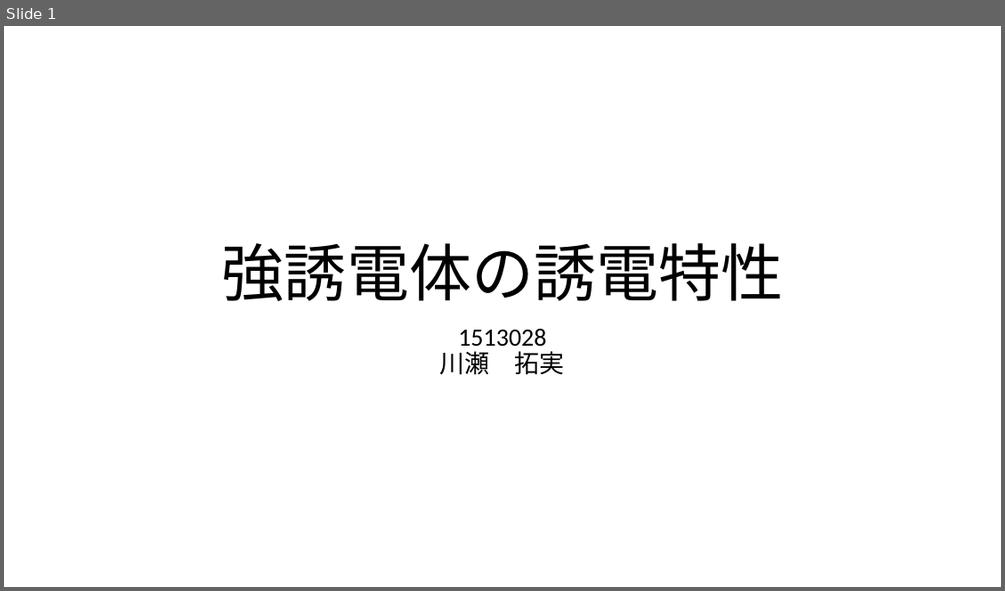
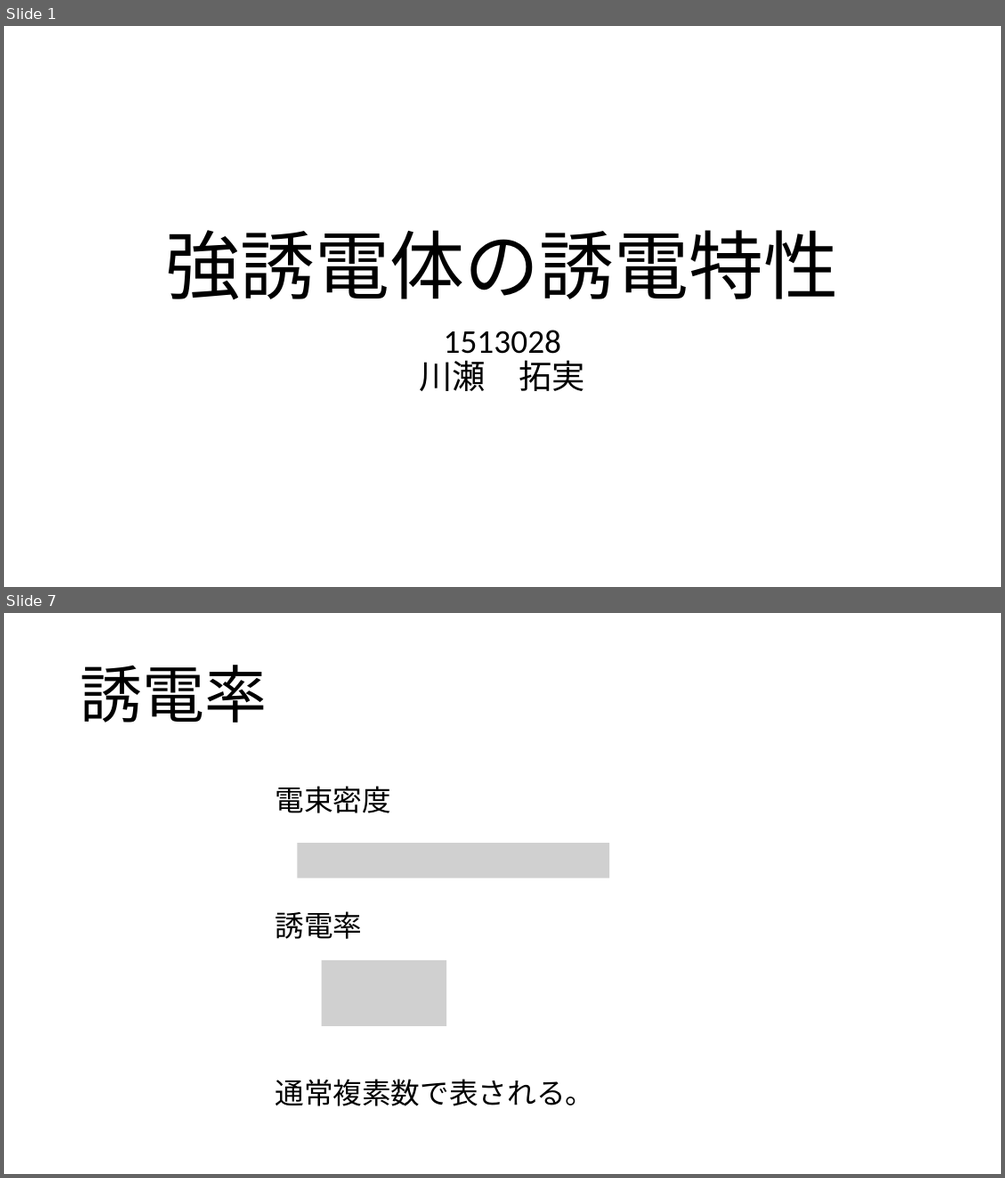
Before and after one commit to coil398/experiment, a slide deck: dielectric/強誘電体の誘電特性.pptx. Shown one above the other, each under a label of ours: slide 1 before the commit, slides 1 and 7 after it; the slides between them are not shown. The pictures are 1005x591 and 1005x1178 pixels, drawn with LibreOffice and Linux fonts; fonts in the diff are those of the drawing; grey boxes stand for pictures. Boxes give left, top, right and bottom in pixels: in the first picture for what was removed or moved away, otherwise in the second. Text is boxed around its words. In the diff, an @@ line names an element or a change of style, - is before the commit and + after.

```diff
--- a/dielectric/強誘電体の誘電特性.pptx
+++ b/dielectric/強誘電体の誘電特性.pptx
@@ slide 7 added at (4, 613, 1001, 1174), background #FFFFFF @@
@@ title added at (80, 665, 267, 722), 60 pt, text #000000 @@
+誘電率
@@ text added at (275, 786, 594, 1106), 28 pt, text #000000 @@
+電束密度
+誘電率
+通常複素数で表される。
@@ picture added at (297, 843, 610, 877) @@
@@ picture added at (322, 960, 446, 1026) @@
@@ slide 1 changed as well @@
@@ title "強誘電体の誘電特性" at (166, 230, 839, 300): size 60 to 72 pt @@
@@ subtitle "1513028 川瀬 拓実" at (420, 329, 586, 391): size 24 to 32 pt @@
```
Also in this commit, not shown: 12 other slides added, 3 other files.
